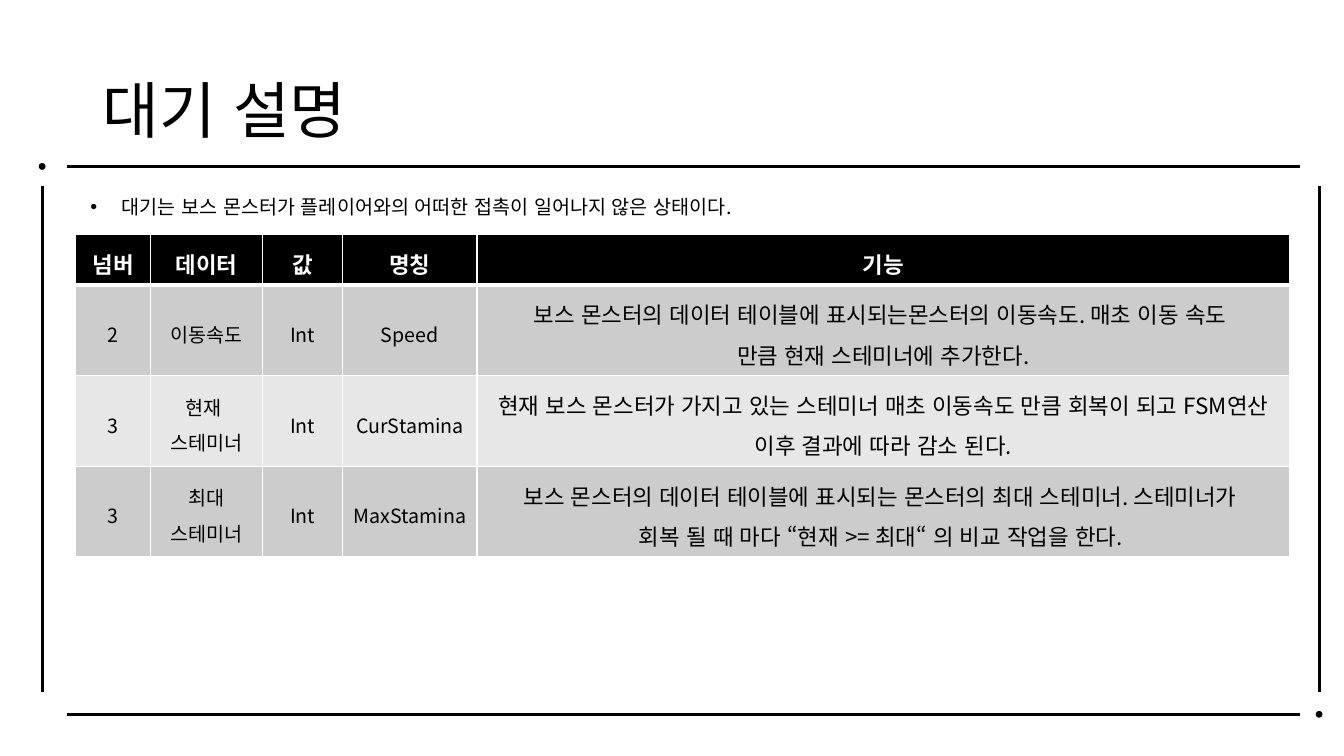
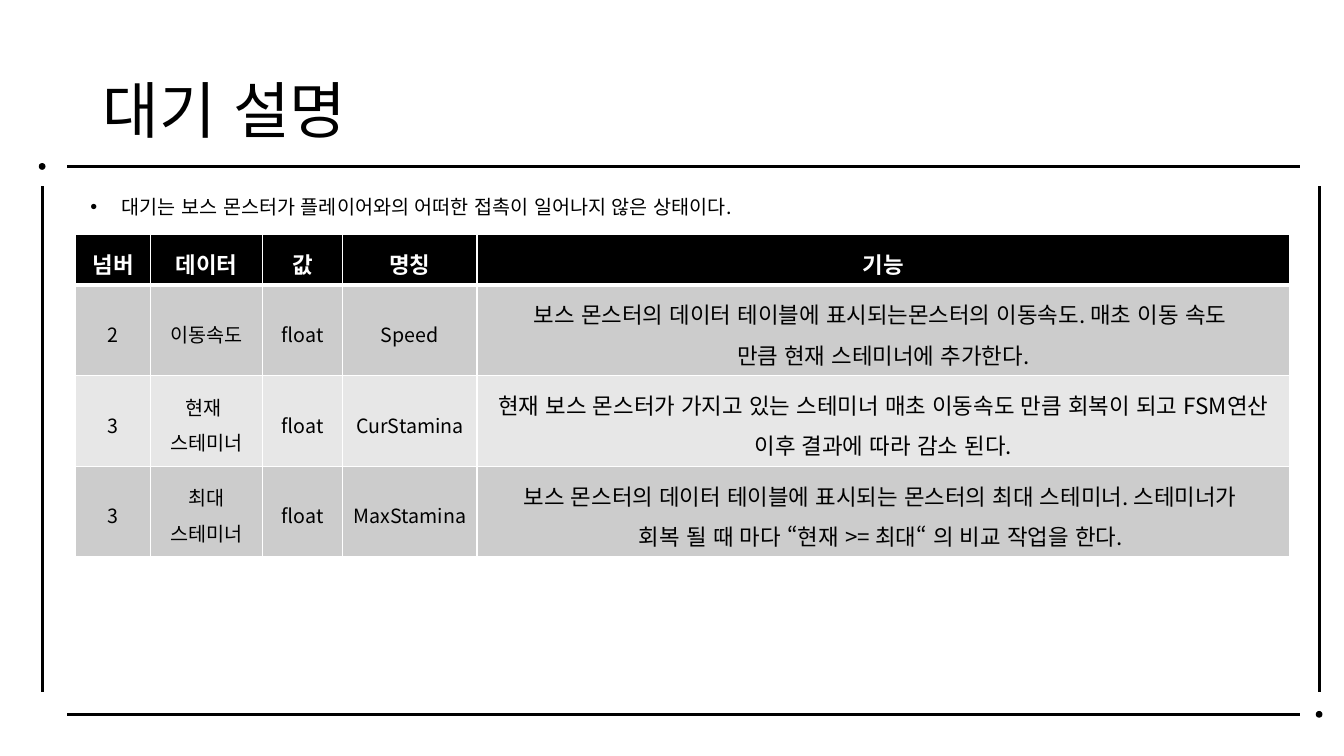
Before and after one commit to piecebypiece/Yggdrasil, a slide deck: slide 6 of 기획자료/0319_FSM_보스행동문서_김세윤.pptx. Drawn at 1344x756 pixels with LibreOffice and Linux fonts; fonts in the diff are those of the drawing. Boxes give left, top, right and bottom in pixels: in the first picture for what was removed or moved away, otherwise in the second. Text is boxed around its words. In the diff, an @@ line names an element or a change of style, - is before the commit and + after.

```diff
--- a/기획자료/0319_FSM_보스행동문서_김세윤.pptx
+++ b/기획자료/0319_FSM_보스행동문서_김세윤.pptx
@@ table at [76, 234, 1290, 551] @@
-row 2, column 3: Int
+row 2, column 3: float
-row 3, column 3: Int
+row 3, column 3: float
-row 4, column 3: Int
+row 4, column 3: float
```
Also in this commit, not shown: 5 other slides changed, 7 other files.
